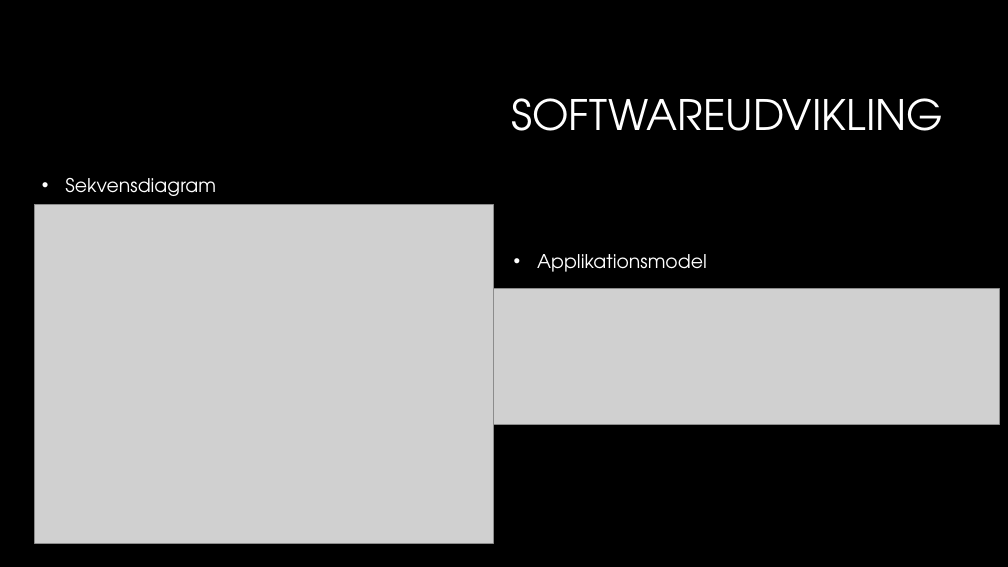
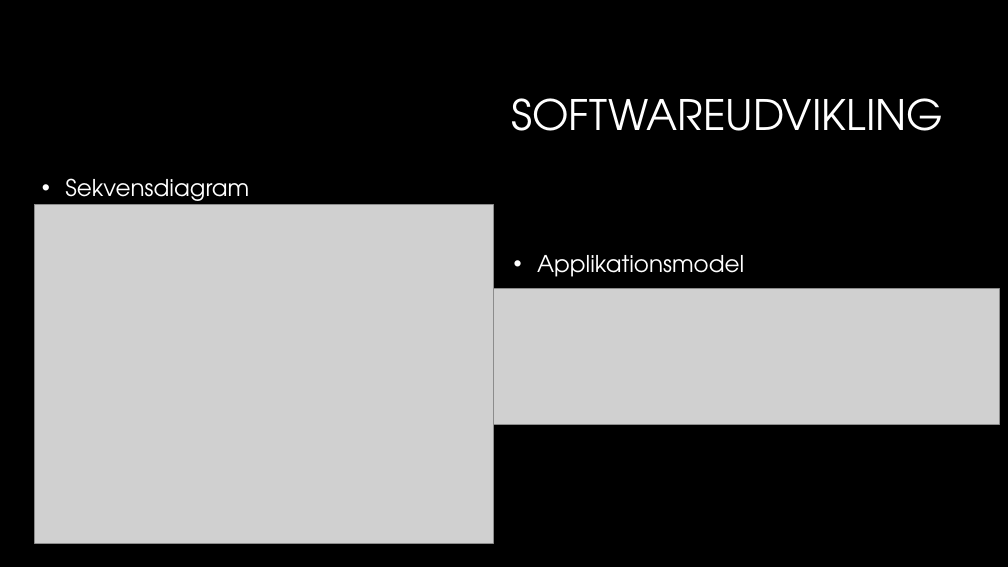
Before and after one commit to sarakirkeby/Semester-Projekt-3, a slide deck: slide 10 of Bifiler til projekt/Semesterprojekt 3.pptx. Drawn at 1008x567 pixels with LibreOffice and Linux fonts; fonts in the diff are those of the drawing; grey boxes stand for pictures; background and template pictures are left out. Boxes give left, top, right and bottom in pixels: in the first picture for what was removed or moved away, otherwise in the second. Text is boxed around its words. In the diff, an @@ line names an element or a change of style, - is before the commit and + after.

```diff
--- a/Bifiler til projekt/Semesterprojekt 3.pptx
+++ b/Bifiler til projekt/Semesterprojekt 3.pptx
@@ text "Sekvensdiagram" at bbox=[65, 178, 249, 208]: size 18 to 22 pt @@
@@ text "Applikationsmodel" at bbox=[537, 255, 744, 277]: size 18 to 22 pt @@
```
Also in this commit, not shown: 3 other slides changed.
